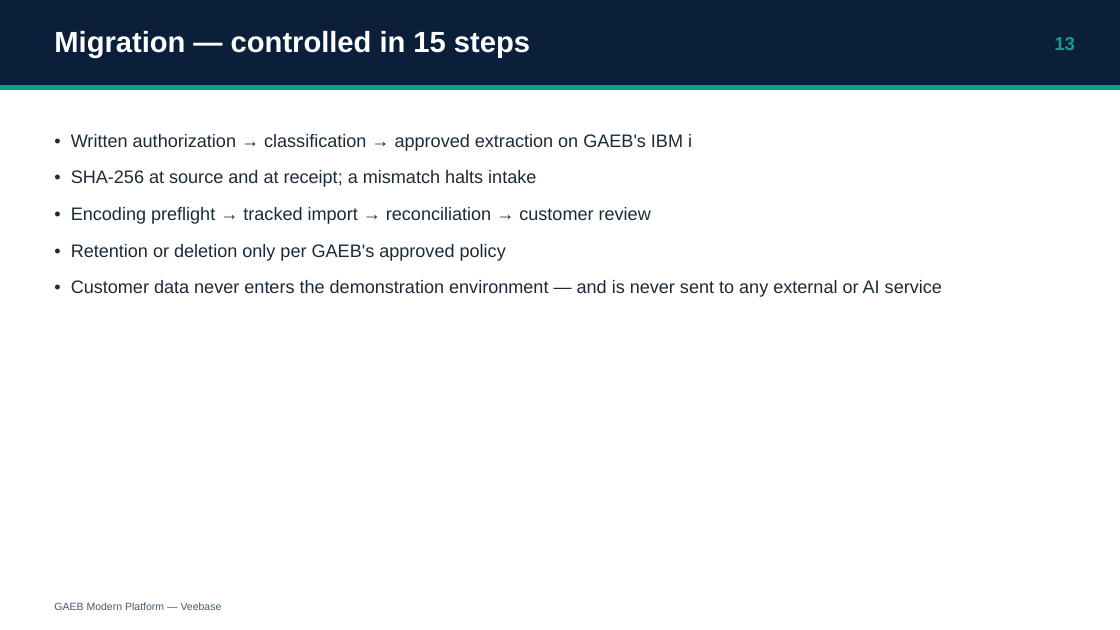
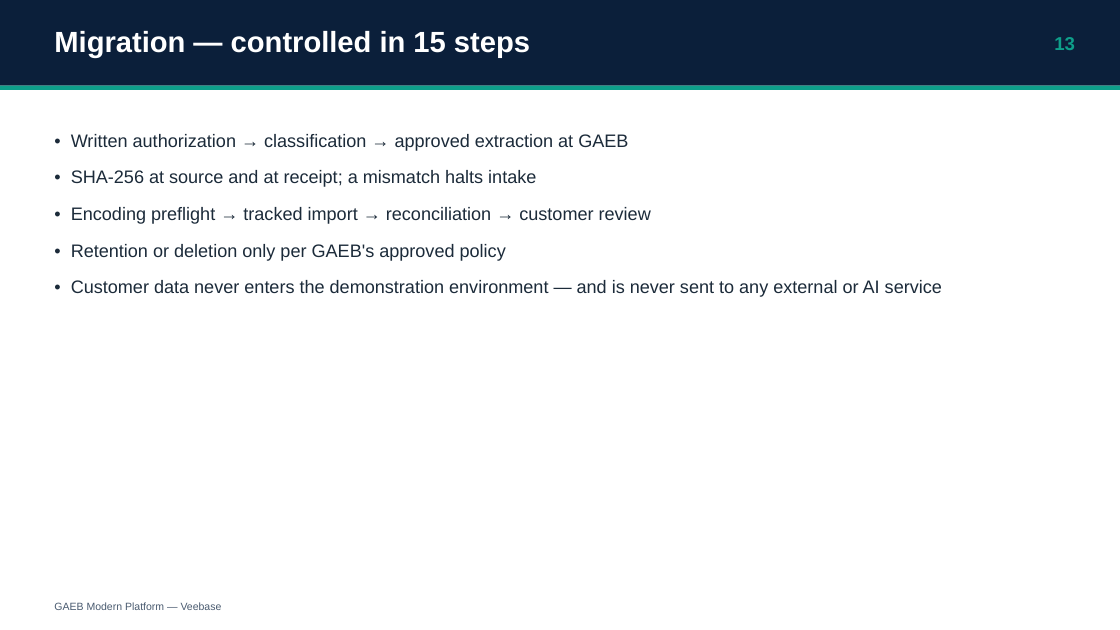
Before and after one commit to Hmzeid/gaeb-modern-platform, a slide deck: slide 13 of docs/phase14-customer-pilot-launch/EXECUTIVE_PRESENTATION_EN.pptx. Drawn at 1120x630 pixels with LibreOffice and Linux fonts; fonts in the diff are those of the drawing. Boxes give left, top, right and bottom in pixels: in the first picture for what was removed or moved away, otherwise in the second. Text is boxed around its words. In the diff, an @@ line names an element or a change of style, - is before the commit and + after.

Commit message:
Final customer submission: inspected Phase 14 artifacts (42 slides QA'd, one wrap defect fixed), consolidated GAEB submission package (01-05), bilingual cover letters, meeting + workshop kits, approval checklist, launch runbook, consolidated PDF + verified ZIP

```diff
--- a/docs/phase14-customer-pilot-launch/EXECUTIVE_PRESENTATION_EN.pptx
+++ b/docs/phase14-customer-pilot-launch/EXECUTIVE_PRESENTATION_EN.pptx
@@ text at (71,134,628,151): text changed @@
-• Written authorization → classification → approved extraction on GAEB's IBM i
+• Written authorization → classification → approved extraction at GAEB
```
Also in this commit, not shown: 40 other files.
